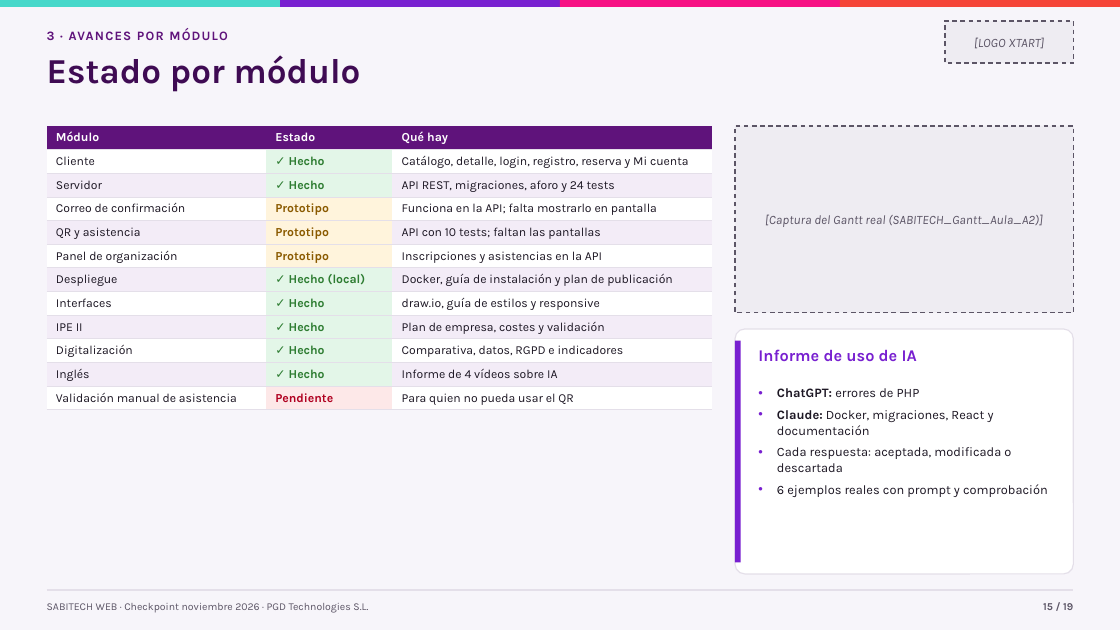
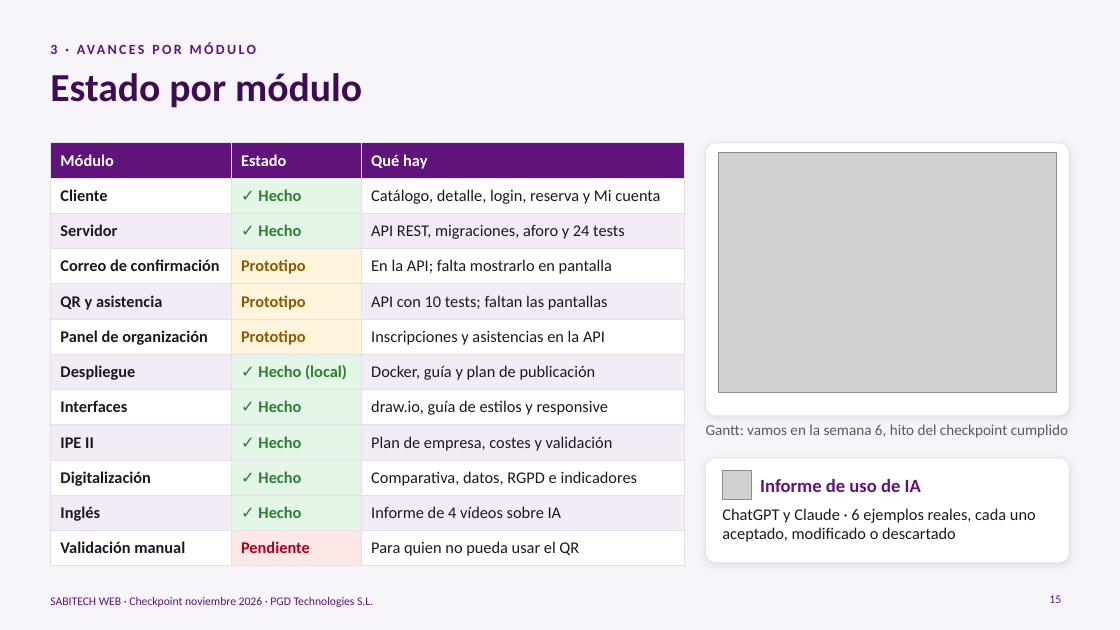
Before and after one commit to pablopedron/SABITECH, a slide deck: slide 15 of documents/Presentacion/Presentación_Sabitech.pptx. Drawn at 1120x630 pixels with LibreOffice and Linux fonts; fonts in the diff are those of the drawing; grey boxes stand for pictures; background and template pictures are left out. Boxes give left, top, right and bottom in pixels: in the first picture for what was removed or moved away, otherwise in the second. Text is boxed around its words. In the diff, an @@ line names an element or a change of style, - is before the commit and + after.

Commit message:
Presentación del checkpoint: 19 diapositivas con capturas reales, logo de XTART y notas del orador

```diff
--- a/documents/Presentacion/Presentación_Sabitech.pptx
+++ b/documents/Presentacion/Presentación_Sabitech.pptx
@@ rectangle removed at (x1=0, y1=0, x2=280, y2=7) @@
@@ rectangle removed at (x1=280, y1=0, x2=560, y2=7) @@
@@ rectangle removed at (x1=560, y1=0, x2=840, y2=7) @@
@@ rectangle removed at (x1=840, y1=0, x2=1120, y2=7) @@
@@ rectangle removed at (x1=945, y1=21, x2=1074, y2=63) @@
-[LOGO XTART]
@@ text "3 · AVANCES POR MÓDULO" moved from (x1=47, y1=29, x2=228, y2=40) to (x1=50, y1=45, x2=57, y2=54) @@
@@ text "3 · AVANCES POR MÓDULO" at (x1=50, y1=45, x2=57, y2=54): size 11 to 12 pt, font Karla to Calibri, letter spacing 1 to 2 pt; more space between paragraphs; vertical alignment top to middle @@
@@ title "Estado por módulo" moved from (x1=47, y1=55, x2=361, y2=92) to (x1=50, y1=73, x2=362, y2=108) @@
@@ title "Estado por módulo" at (x1=50, y1=73, x2=362, y2=108): size 30 to 34 pt, font Karla to Calibri @@
@@ table at (x1=50, y1=143, x2=685, y2=560) @@
-row 2, column 3: Catálogo, detalle, login, registro, reserva y Mi cuenta
+row 2, column 3: Catálogo, detalle, login, reserva y Mi cuenta
-row 4, column 3: Funciona en la API; falta mostrarlo en pantalla
+row 4, column 3: En la API; falta mostrarlo en pantalla
-row 7, column 3: Docker, guía de instalación y plan de publicación
+row 7, column 3: Docker, guía y plan de publicación
-row 12, column 1: Validación manual de asistencia
+row 12, column 1: Validación manual
@@ size 10.5 to 14 pt, font Karla to Calibri in "Módulo", "Estado", "Qué hay", "Cliente" and 28 more places @@
@@ bold on in "Cliente", "Servidor", "Correo de confirmación", "QR y asistencia" and 6 more places @@
@@ borders changed @@
@@ table resized from (x1=47, y1=126, x2=712, y2=574) to (x1=50, y1=143, x2=685, y2=560) @@
@@ rounded rectangle added at (x1=706, y1=143, x2=1070, y2=416), fill #FFFFFF, outline #E4DFE9 0.75 pt @@
@@ rectangle removed at (x1=735, y1=126, x2=1074, y2=313) @@
-[Captura del Gantt real (SABITECH_Gantt_Aula_A2)]
@@ picture added at (x1=718, y1=153, x2=1057, y2=392) @@
@@ rounded rectangle removed at (x1=735, y1=329, x2=1074, y2=575) @@
@@ rectangle removed at (x1=735, y1=341, x2=741, y2=563) @@
@@ text removed at (x1=777, y1=388, x2=1048, y2=497) @@
-• ChatGPT: errores de PHP
-• Claude: Docker, migraciones, React y documentación
-• Cada respuesta: aceptada, modificada o descartada
-• 6 ejemplos reales con prompt y comprobación
@@ text added at (x1=706, y1=424, x2=1068, y2=438), 13 pt, text #5C5566 @@
+Gantt: vamos en la semana 6, hito del checkpoint cumplido
@@ rounded rectangle added at (x1=706, y1=458, x2=1070, y2=563), fill #FFFFFF, outline #E4DFE9 0.75 pt @@
@@ picture added at (x1=723, y1=471, x2=752, y2=500) @@
@@ text "Informe de uso de IA" moved from (x1=758, y1=349, x2=917, y2=361) to (x1=760, y1=479, x2=921, y2=492) @@
@@ text "Informe de uso de IA" at (x1=760, y1=479, x2=921, y2=492): size 14 to 16 pt, font Karla to Calibri, text colour #7820D0 to #5F137B; vertical alignment top to middle @@
@@ text added at (x1=722, y1=508, x2=1036, y2=542), 14 pt, text #1D1724 @@
+ChatGPT y Claude · 6 ejemplos reales, cada uno aceptado, modificado o descartado
@@ line removed from (47, 591) to (1074, 591) @@
@@ text added at (x1=50, y1=597, x2=373, y2=607), 10 pt, text #5F137B @@
+SABITECH WEB · Checkpoint noviembre 2026 · PGD Technologies S.L.
@@ page number at (x1=1049, y1=595, x2=1061, y2=603): text changed; size 9 to 10 pt; font Karla to Calibri; text colour #5C5566 to #5F137B; bold off @@
-15 / 19
+15
@@ text removed at (x1=47, y1=603, x2=368, y2=613) @@
-SABITECH WEB · Checkpoint noviembre 2026 · PGD Technologies S.L.
```
Also in this commit, not shown: 18 other slides changed.
